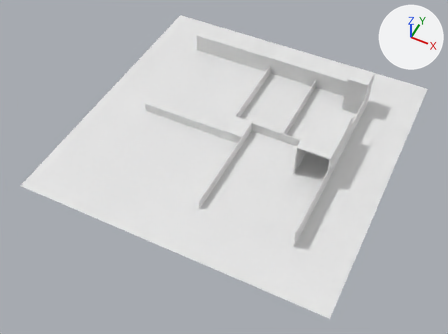
The glTF model public/images/models/Levels/level5/Scene.glb as it was, and as the next commit left it.
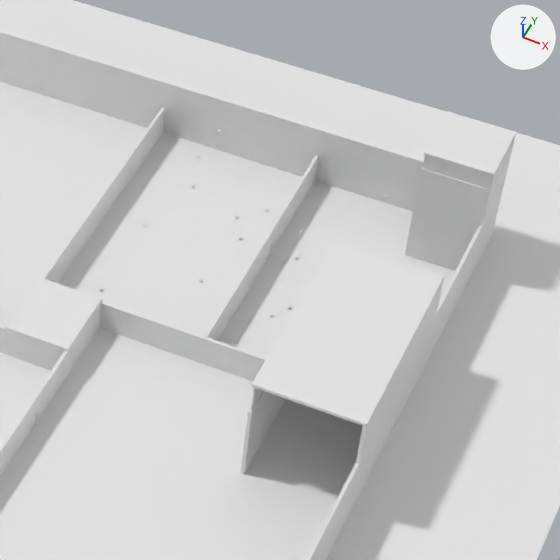
Each version is shown whole from a camera (50 mm lens) standing at (362.0, -790.0, 872.0) and looking at (4.0, -74.0, -22.0), then close up on the part from 50% to 87% of the width and 10% to 60% of the height. Every picture has the same lights, and +X, +Y and +Z are marked at upper right. Where no turn or scale is listed for an object, it has been applied to the vertices.

Objects in the first close-up: 'ground', 'sand', 'start19.002', 'tower1-1.043', 'tower1-3.001Hight.003', 'wall20.008', 'wall20.009', 'wall20.010', 'wall20.021', 'wall7.001', 'wall7.003', 'wall7.004'.
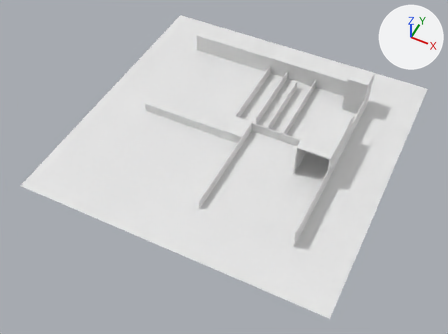
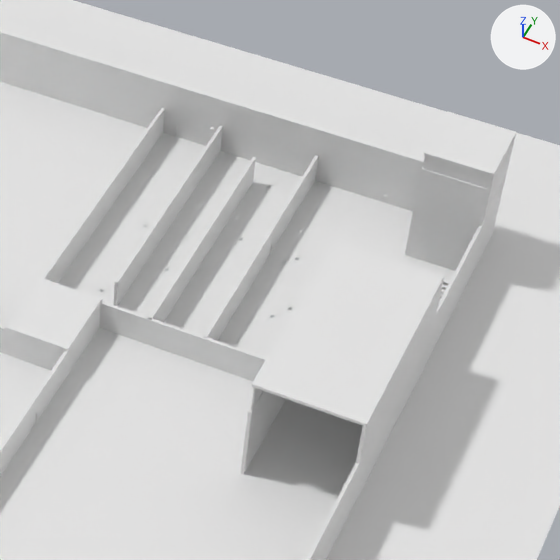
The change, as a diff of the scene's bpy script:
```diff
--- a/public/images/models/Levels/level5/Scene.glb.py
+++ b/public/images/models/Levels/level5/Scene.glb.py
@@ me_wall20_006 @@
+me_wall20_006.from_pydata(...)  # a box spanning x -1.0..1.0, y -80.0..80.0, z -10.0..10.0
@@ ob_wall20_006 @@
+ob_wall20_006 = bpy.data.objects.new('wall20.006', me_wall20_006)
+ob_wall20_006.location = (49.8, 99.3, 10.0)
@@ ob_wall20_005 @@
+ob_wall20_005 = bpy.data.objects.new('wall20.005', me_wall20_006.copy())
+ob_wall20_005.location = (19.8, 119.0, 10.0)
```

Changed parts and their boxes [x1, y1, x2, y2] in the close-ups (560 x 560 px):
'wall20.005', added
    after: [113, 126, 223, 306]
'wall20.006', added
    after: [150, 157, 256, 322]
